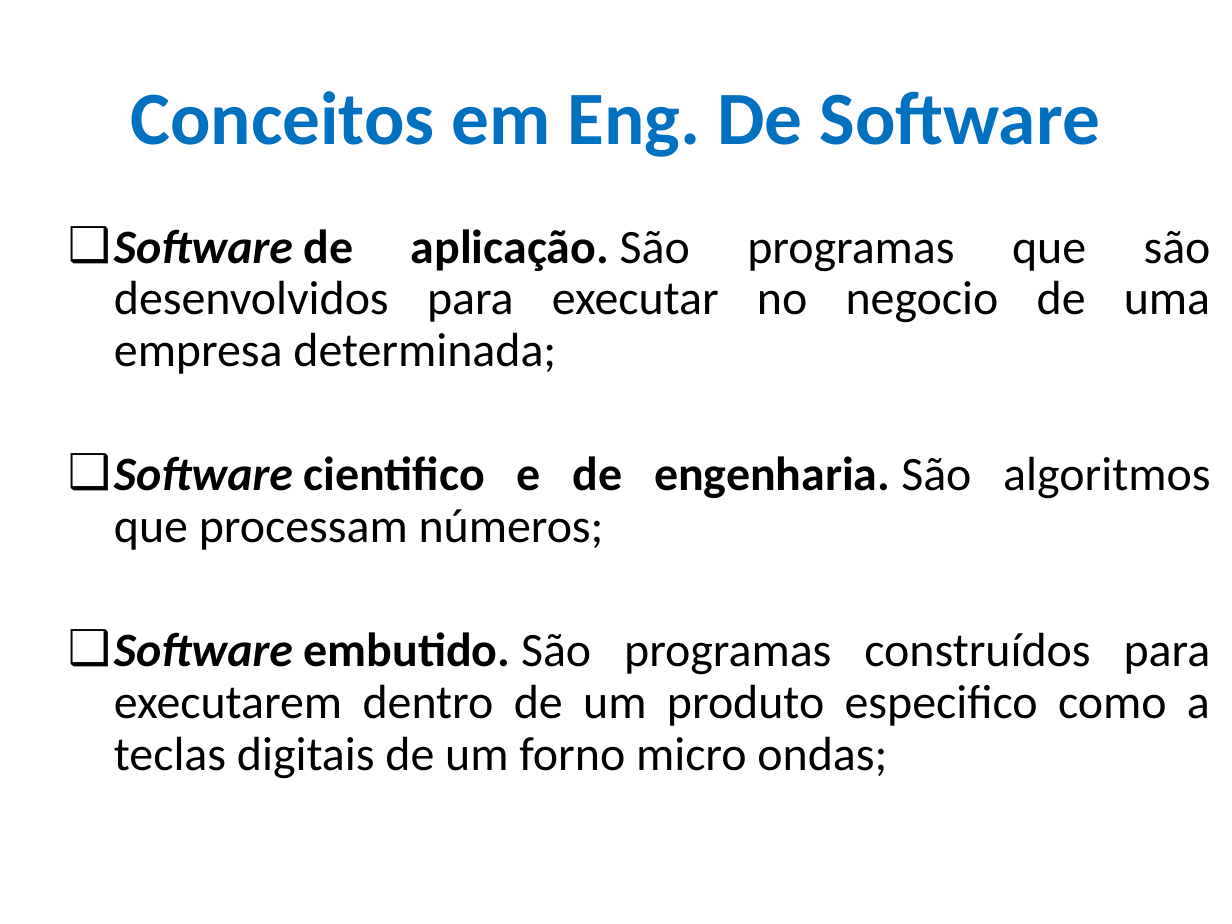
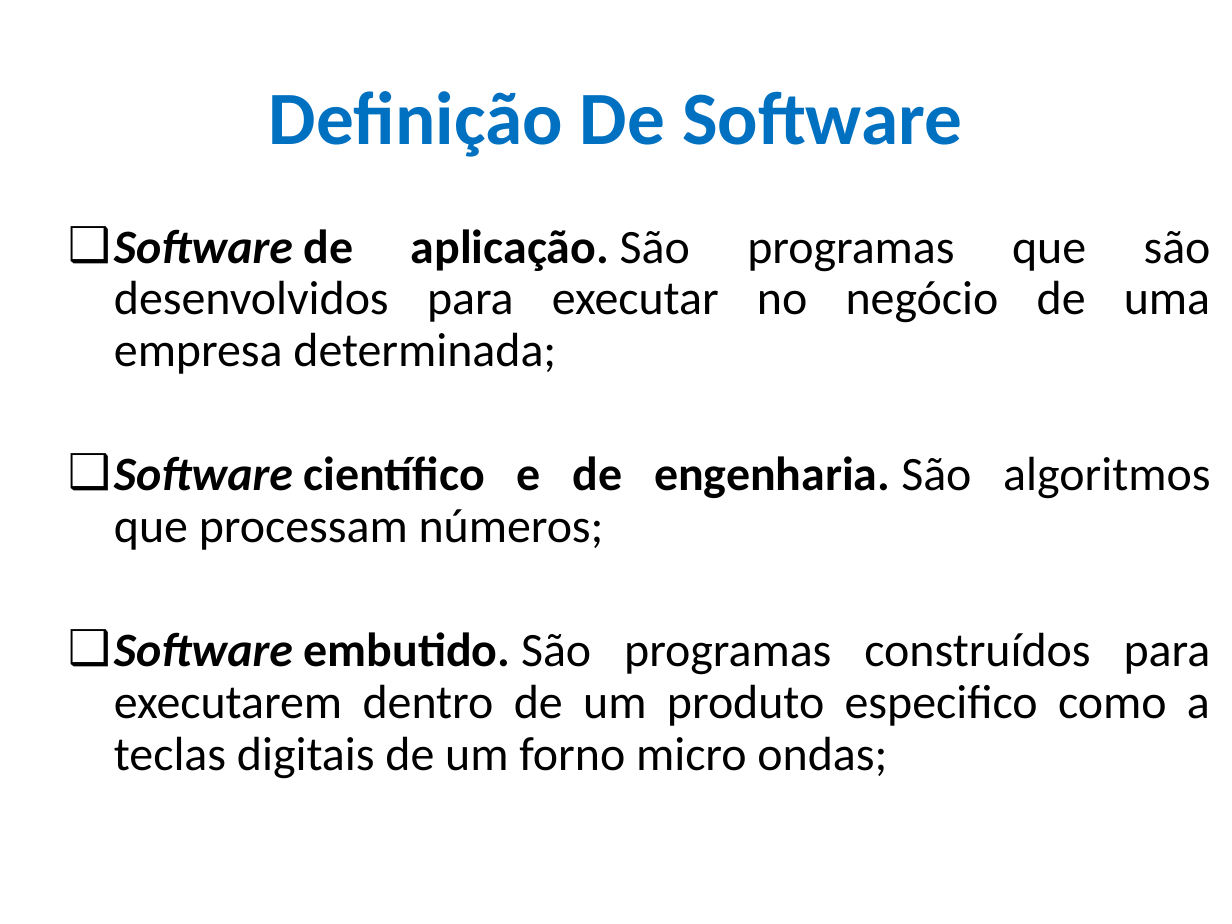
Before and after one commit to CloudEducationBrazil/WydenEngenhariaDeSoftware, a slide deck: slide 8 of 01 Classes/Aulas 01 e 02 Conceitos Eng. Soft e Métodos Ágeis.pptx (slide 6 before the commit). Drawn at 1232x924 pixels with LibreOffice and Linux fonts; fonts in the diff are those of the drawing; background and template pictures are left out. Boxes give left, top, right and bottom in pixels: in the first picture for what was removed or moved away, otherwise in the second. Text is boxed around its words. In the diff, an @@ line names an element or a change of style, - is before the commit and + after.

```diff
--- a/01 Classes/Aulas 01 e 02 Conceitos Eng. Soft e Métodos Ágeis.pptx
+++ b/01 Classes/Aulas 01 e 02 Conceitos Eng. Soft e Métodos Ágeis.pptx
@@ title at (x1=269, y1=91, x2=962, y2=157): text changed @@
-Conceitos em Eng. De Software
+Definição De Software
@@ text at (x1=114, y1=229, x2=1211, y2=550): text changed @@
-❑ Software de aplicação. São programas que são desenvolvidos para executar no negocio de uma empresa determinada;
-❑ Software cientifico e de engenharia. São algoritmos que processam números;
+❑ Software de aplicação. São programas que são desenvolvidos para executar no negócio de uma empresa determinada;
+❑ Software científico e de engenharia. São algoritmos que processam números;
```
Also in this commit, not shown: 21 other slides changed.
